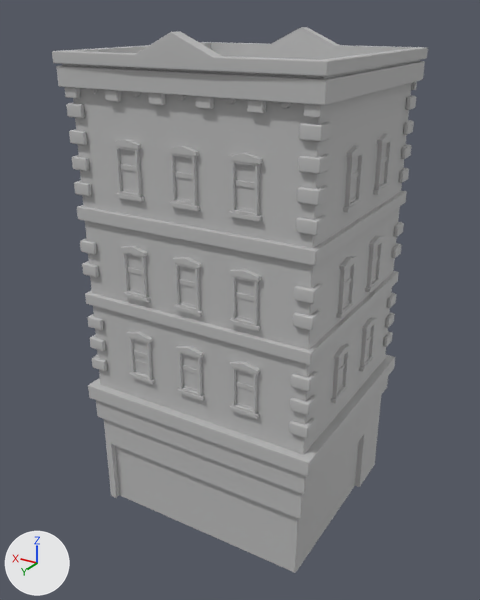
The FBX model Assets/Models/BuldingMesh.fbx as it was, and as the next commit left it.
One viewpoint serves both versions: a 50 mm lens placed at (-12.4, 21.4, 19.8), pointed at (0.2, 0.4, 9.3). The lights are fixed; the arrows at lower left show +X, +Y and +Z. Where no turn or scale is listed for an object, it has been applied to the vertices. Vertices at the same position are counted once.

Objects in the first picture: 'BuildingMesh'.
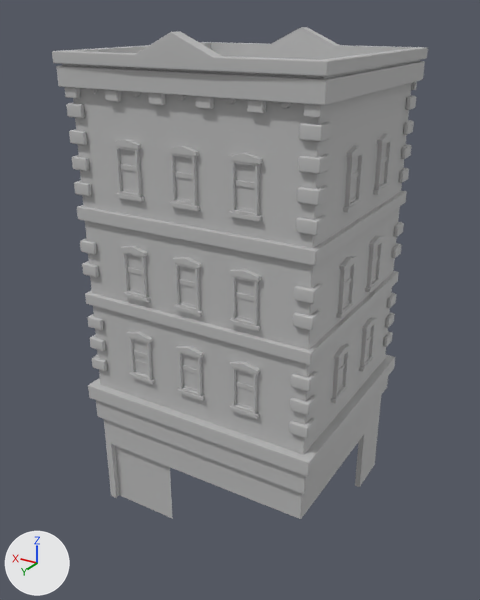
Changed parts and their boxes (x1, y1, x2, y2) in the pictures (480 x 600 px):
'BuildingMesh', reshaped (10% shorter)
    before: (52, 27, 428, 573)
    after: (52, 27, 428, 519)
part 1 of me_mesh, deleted
    before: (170, 442, 359, 573)

The change in detail:
me_mesh is used by ob_buildingmesh; location (0.0, 0.0, 0.0).
me_mesh had 5115 vertices, 8766 faces and spanned x -5.0..5.0, y -4.5..4.5, z 0.3..19.3.
me_mesh now has 5103 vertices, 8736 faces and spans x -5.0..5.0, y -4.5..4.5, z 0.3..19.3.
Part 1, on me_mesh:
12 vertices are removed from x -4.4..0.0, y -0.6..3.8, z 0.3..2.6.
30 faces are deleted.
